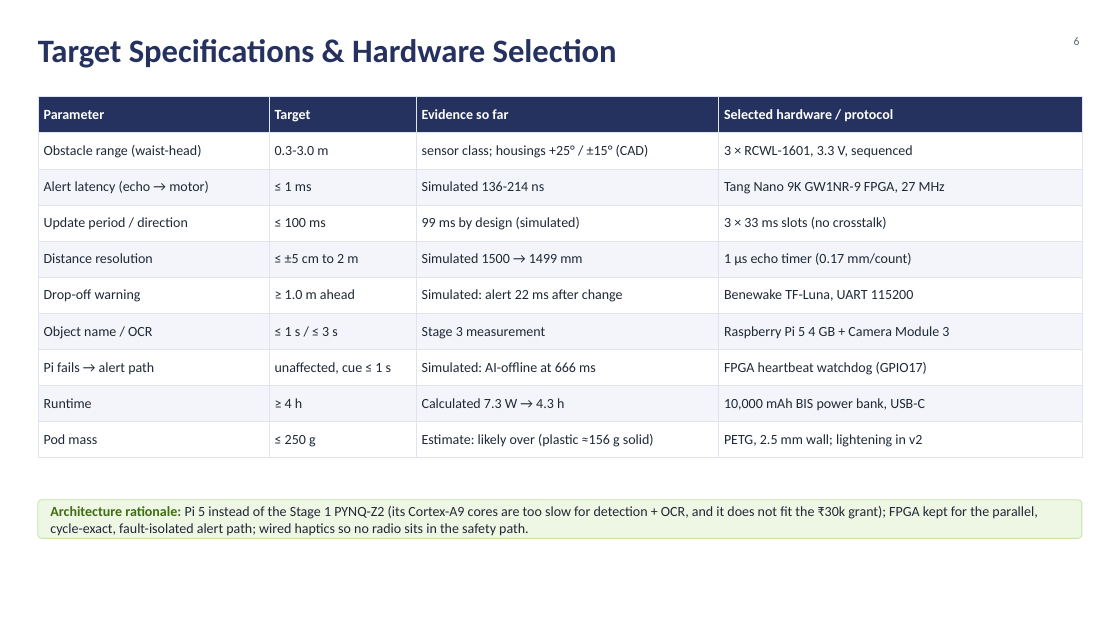
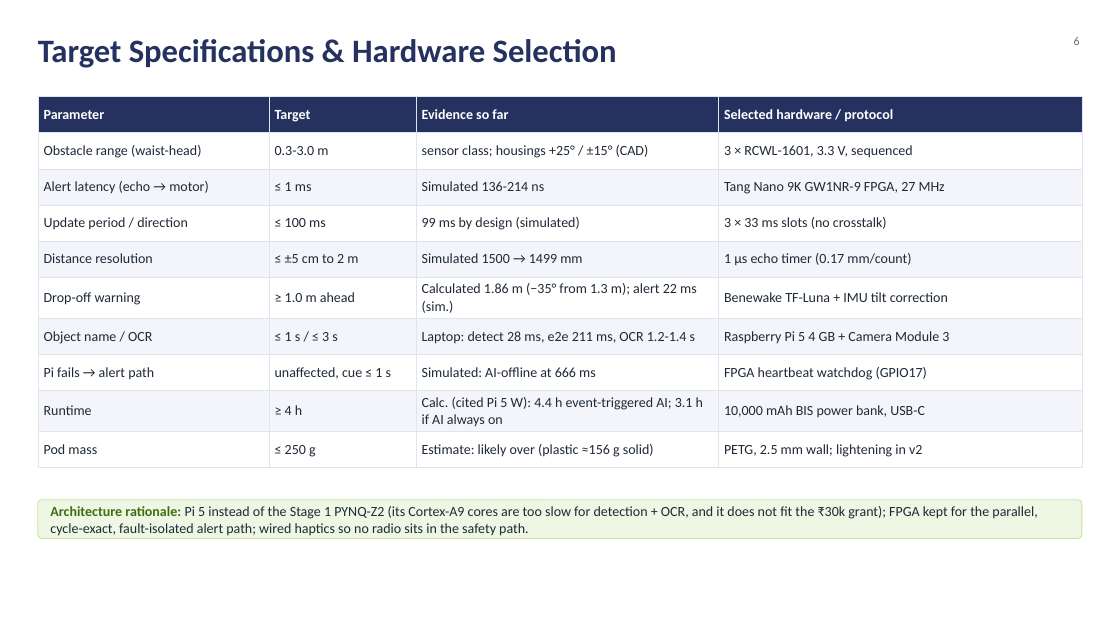
Before and after one commit to silentaf/viswa_id1, a slide deck: slide 6 of ppt/VisionAid_Stage2_Design_Deck.pptx. Drawn at 1120x630 pixels with LibreOffice and Linux fonts; fonts in the diff are those of the drawing; background and template pictures are left out. Boxes give left, top, right and bottom in pixels: in the first picture for what was removed or moved away, otherwise in the second. Text is boxed around its words. In the diff, an @@ line names an element or a change of style, - is before the commit and + after.

```diff
--- a/ppt/VisionAid_Stage2_Design_Deck.pptx
+++ b/ppt/VisionAid_Stage2_Design_Deck.pptx
@@ table at (x1=38, y1=97, x2=1082, y2=461) @@
-row 6, column 3: Simulated: alert 22 ms after change
+row 6, column 3: Calculated 1.86 m (−35° from 1.3 m); alert 22 ms (sim.)
-row 6, column 4: Benewake TF-Luna, UART 115200
+row 6, column 4: Benewake TF-Luna + IMU tilt correction
-row 7, column 3: Stage 3 measurement
+row 7, column 3: Laptop: detect 28 ms, e2e 211 ms, OCR 1.2-1.4 s
-row 9, column 3: Calculated 7.3 W → 4.3 h
+row 9, column 3: Calc. (cited Pi 5 W): 4.4 h event-triggered AI; 3.1 h if AI always on
```
Also in this commit, not shown: 9 other slides changed, 2 slides added, 3 other files.
